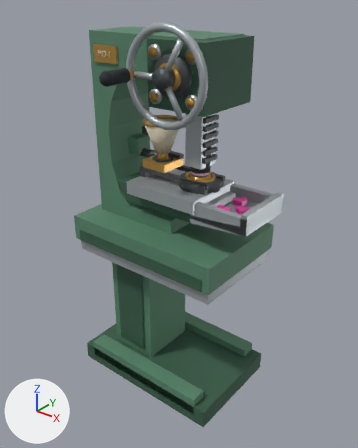
Two versions of the glTF model src/MoreDrugs/Assets/Models/manual_tablet_press.glb, one commit apart.
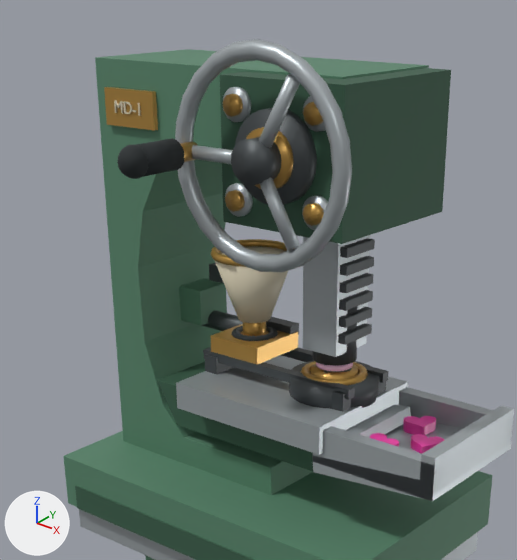
Old and new are each drawn whole from a camera (50 mm lens) standing at (1.369, -1.661, 1.912) and looking at (0.064, -0.03, 0.901) and again close up on the part from 12% to 80% of the width and 1% to 59% of the height. The axes (+X, +Y, +Z) are drawn at lower left. The lights are the same throughout. The last two pictures show the newer version. Both versions are drawn at frame 28 of the action 'PressCycle'; the numbers are the values there.

In view in the first close-up: 'Base', 'BaseRailFront', 'BedSupport', 'CollectionTrayFrontWall', 'CollectionTrayOuterWall', 'FrameBody', 'HandleWheel', 'PivotHousing', 'PowderHopper', 'PressHead', 'VerticalRack', 'WorkTable' and 50 more.
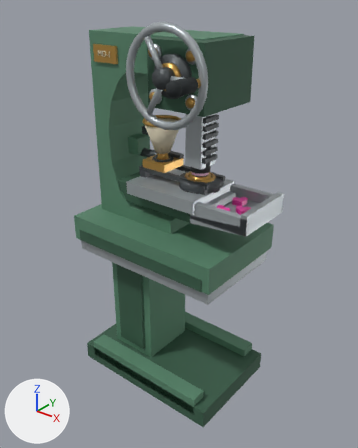
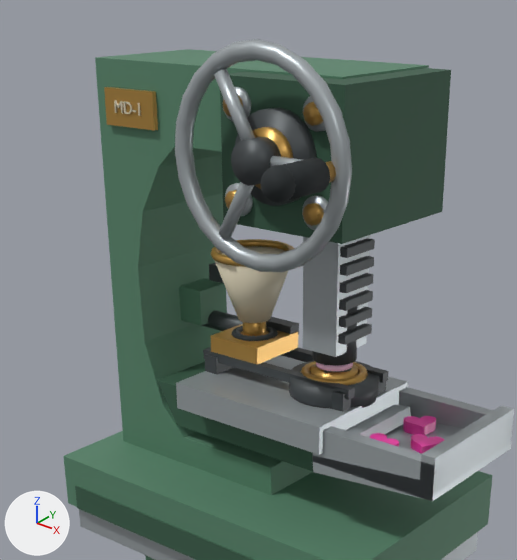
Commit message: fix(mdma): address tablet press review findings

ob_handlepivot is not drawn itself; it is the parent of ob_handlecrankpin, ob_handlegrip, ob_handlegripend, ob_handlehub, ob_handlespoke_01, ob_handlespoke_02, ob_handlespoke_03, ob_handlewheel.

Changed parts and their boxes (x1, y1, x2, y2) in the close-ups (517 x 560 px):
'HandleWheel', turned: (175, 39, 352, 273) in both
'HandleGrip', turned: before (136, 138, 185, 177); after (283, 158, 330, 201)
'HandleSpoke_02', turned: before (260, 178, 300, 251); after (214, 69, 255, 141)
'HandleHub', turned: before (231, 137, 282, 186); after (231, 137, 281, 186)
'HandleSpoke_03', turned: before (259, 74, 300, 148); after (218, 182, 254, 239)
'HandleGripEnd', turned: before (117, 145, 149, 179); after (261, 165, 296, 203)
'PivotBushing', turned: before (246, 127, 294, 189); after (253, 127, 293, 189)
'HandleSpoke_01', turned (mostly hidden afterwards): before (192, 145, 233, 164); after (270, 156, 302, 167)
'HandleCrankPin', turned: before (180, 141, 197, 162); after (325, 161, 336, 183)

The change in detail:
Object 'HandlePivot' (ob_handlepivot) turns from (0, -180, 0) to (0, 0, 0) degrees about x, y and z.
